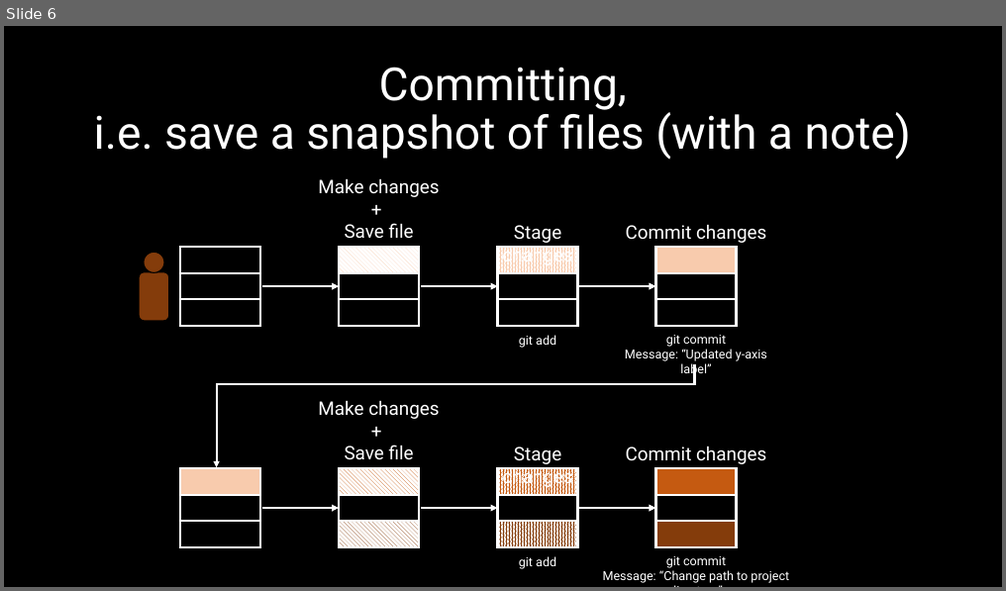
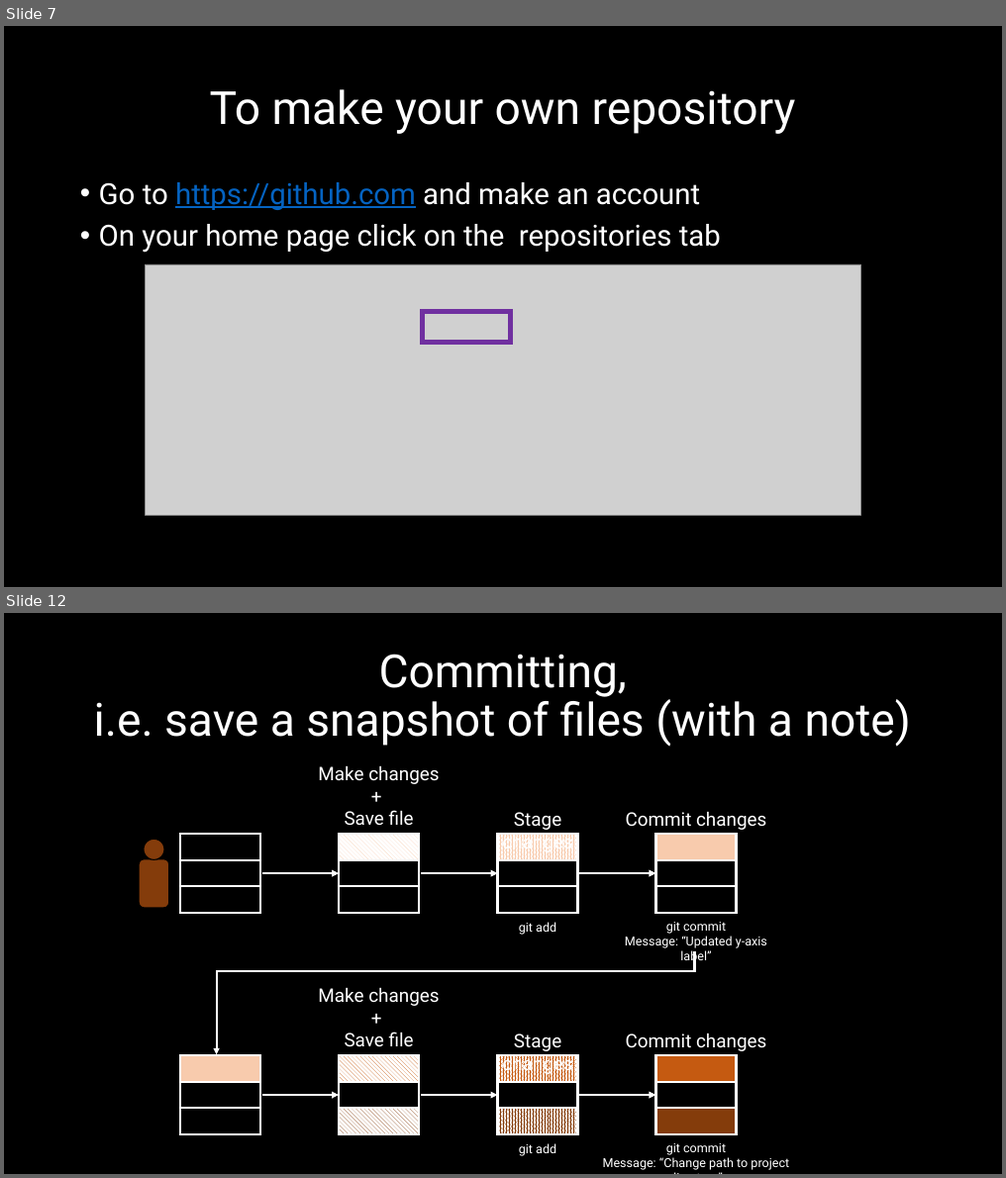
Before and after one commit to mrinmayik/GitHubTutorial, a slide deck: GitHubTutorial_Presentation.pptx. Shown one above the other, each under a label of ours: slide 6 before the commit, slides 7 and 12 after it; the slides between them are not shown. The pictures are 1006x591 and 1006x1178 pixels, drawn with LibreOffice and Linux fonts; fonts in the diff are those of the drawing; grey boxes stand for pictures. Boxes give left, top, right and bottom in pixels: in the first picture for what was removed or moved away, otherwise in the second. Text is boxed around its words. In the diff, an @@ line names an element or a change of style, - is before the commit and + after.

```diff
--- a/GitHubTutorial_Presentation.pptx
+++ b/GitHubTutorial_Presentation.pptx
@@ slide 7 added at (x1=4, y1=26, x2=1002, y2=587), background #000000 @@
@@ title added at (x1=210, y1=89, x2=796, y2=134), 44 pt, text #FFFFFF @@
+To make your own repository
@@ text added at (x1=99, y1=182, x2=721, y2=253), 28 pt, text #FFFFFF @@
+• Go to https://github.com and make an account
+• On your home page click on the repositories tab
@@ picture added at (x1=145, y1=265, x2=861, y2=516) @@
@@ rectangle added at (x1=423, y1=312, x2=510, y2=342), outline #7030A0 4.5 pt @@
@@ what was slide 6 is now slide 12 @@
```
Also in this commit, not shown: 1 slide changed, 5 other slides added, 1 other file.
